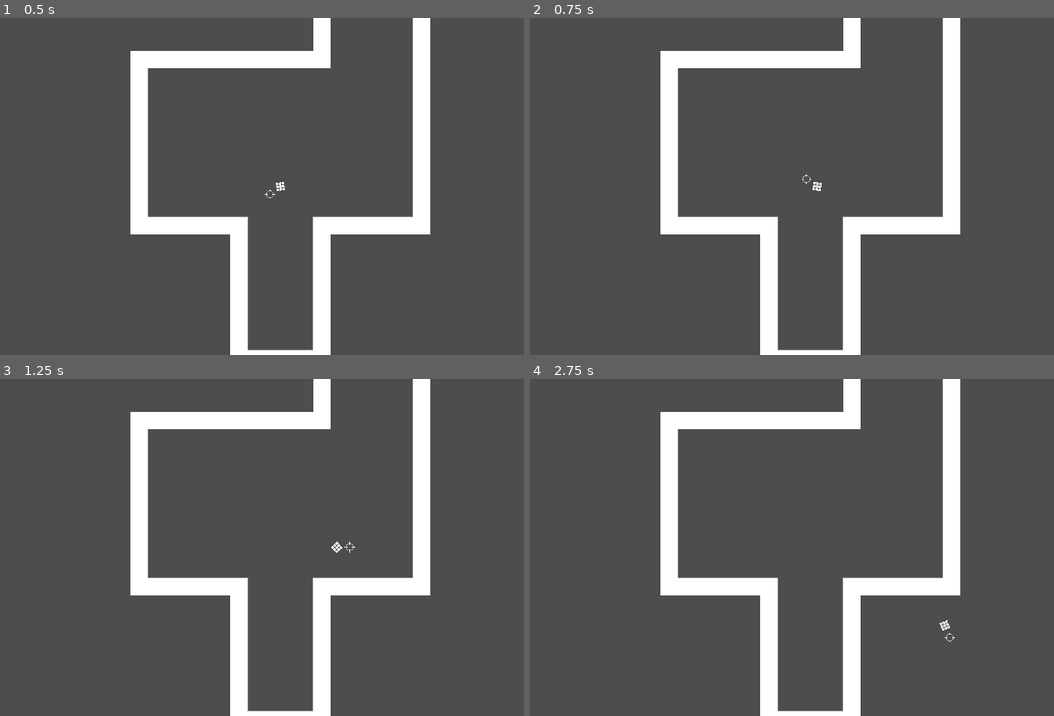
Above: before the commit, frames 1-4 (two rows, left to right).
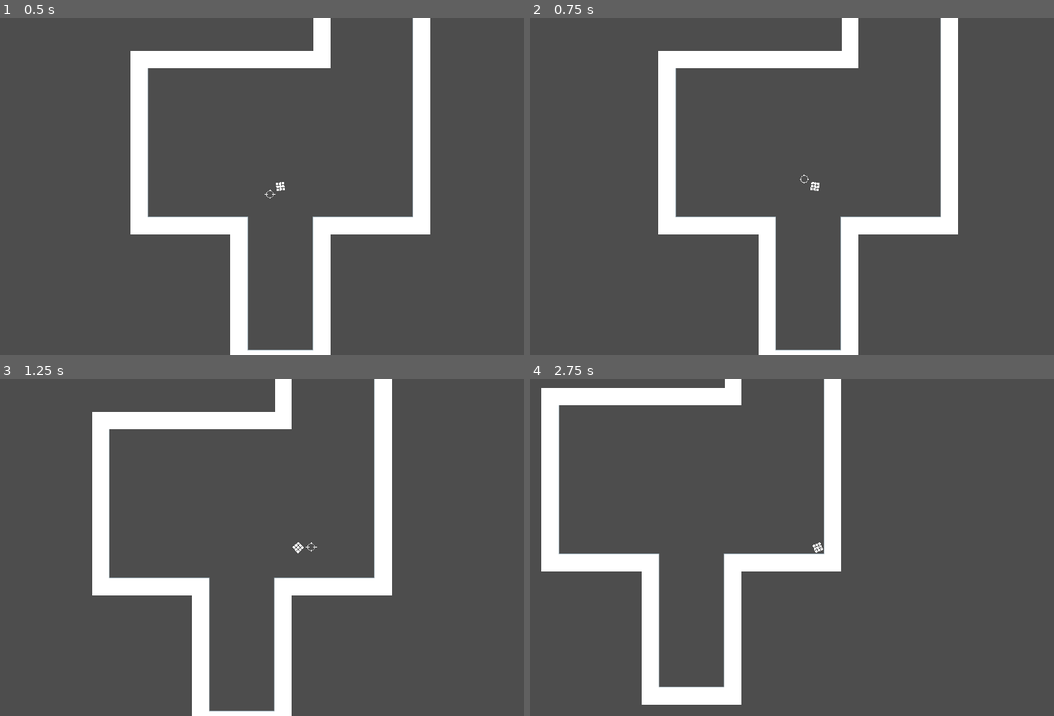
Above: after the commit, the same moments.

Repository: sebszczec/Bambo
Game: Godot game, scene res://scenes/world.tscn
Two runs of this game, one before a commit and one after it. Both use one fixed random seed, a clock stepped at 60 frames per second and the inputs below.
Inputs:
- Up to frame 1 (0.5 s): no input
- Up to frame 2 (0.75 s): hold Right (ui_right) from 0.53 s (still down)
- Up to frame 3 (1.25 s): keep holding Right (ui_right)
- Up to frame 4 (2.75 s): release Right (ui_right) at 1.28 s; hold Down (ui_down) 1.28-2.03 s; hold Right (ui_right) from 2.03 s (still down)

Frame 1 is identical in both runs. In frame 2, 2.0% of the frame differs, in the area x 24-83%, y 0-100%; in frame 3, 15%; in frame 4, 21%, in the area x 2-83%, y 0-100%.

Commit message:
Collisions with walls added

Diff:
--- a/scenes/world.tscn
+++ b/scenes/world.tscn
@@ -7,8 +7,8 @@
 
 [sub_resource type="CanvasItemMaterial" id="CanvasItemMaterial_0mn65"]
 
-[sub_resource type="RectangleShape2D" id="RectangleShape2D_3w0yk"]
-size = Vector2(15.5564, 15.5564)
+[sub_resource type="CircleShape2D" id="CircleShape2D_ohx2n"]
+radius = 11.3137
 
 [sub_resource type="TileSetAtlasSource" id="TileSetAtlasSource_3aoy2"]
 texture = ExtResource("4_dmakd")
@@ -137,12 +137,14 @@
 [sub_resource type="TileSet" id="TileSet_qmub0"]
 tile_size = Vector2i(32, 32)
 physics_layer_0/collision_layer = 2
+physics_layer_0/collision_mask = 0
 sources/0 = SubResource("TileSetAtlasSource_3aoy2")
 
 [node name="World" type="Node2D"]
 
 [node name="Player" type="CharacterBody2D" parent="."]
 position = Vector2(576, 324)
+collision_mask = 2
 script = ExtResource("1_wpjnt")
 
 [node name="MainBody" type="Sprite2D" parent="Player"]
@@ -152,13 +154,16 @@
 
 [node name="CollisionShape2D" type="CollisionShape2D" parent="Player"]
 rotation = 0.785398
-shape = SubResource("RectangleShape2D_3w0yk")
+shape = SubResource("CircleShape2D_ohx2n")
 
 [node name="Satelite" type="Sprite2D" parent="Player"]
 position = Vector2(0, -25)
 scale = Vector2(0.05, 0.05)
 texture = ExtResource("2_xp2fp")
 
+[node name="Camera2D" type="Camera2D" parent="Player"]
+position_smoothing_enabled = true
+
 [node name="TileMap" type="TileMap" parent="."]
 tile_set = SubResource("TileSet_qmub0")
 format = 2
